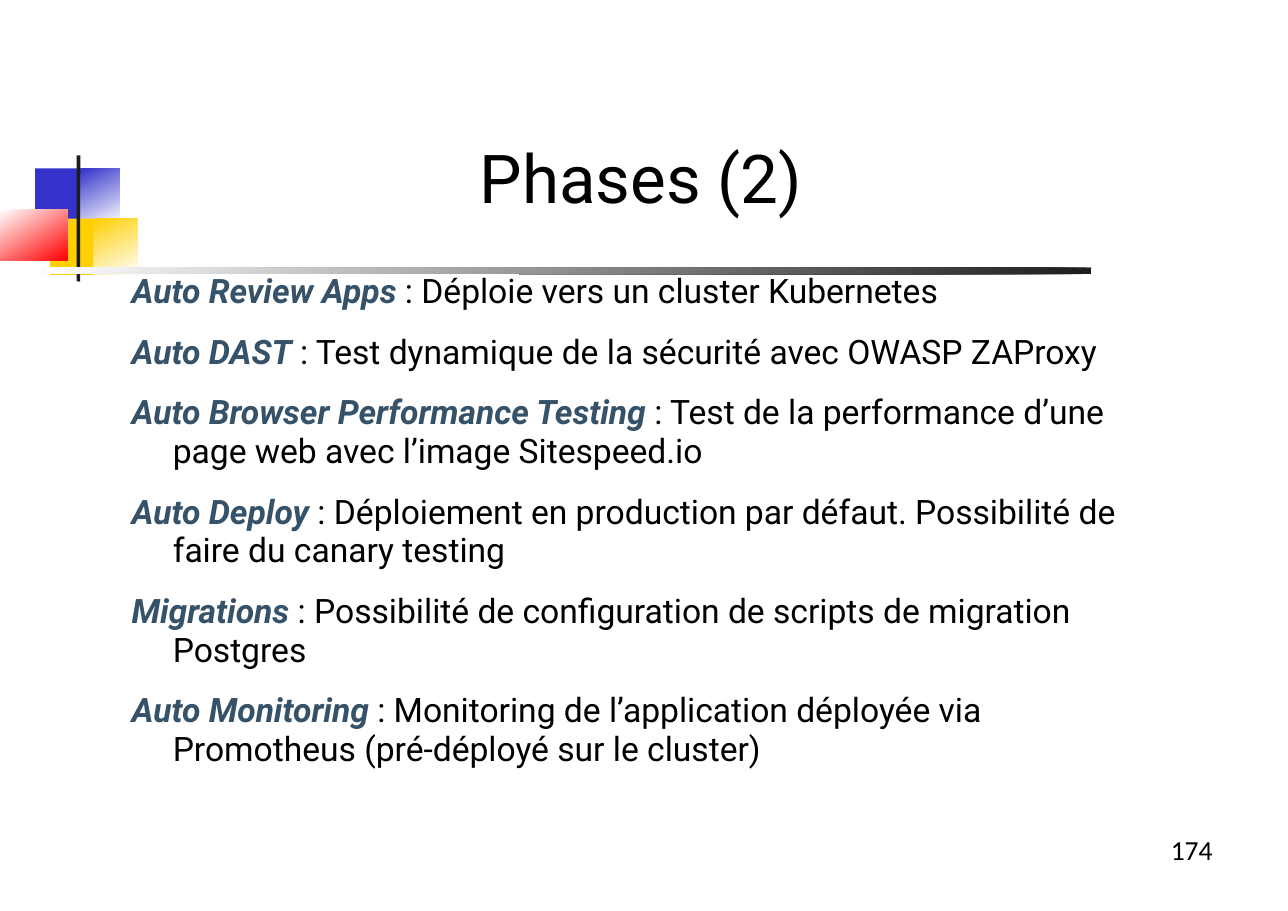
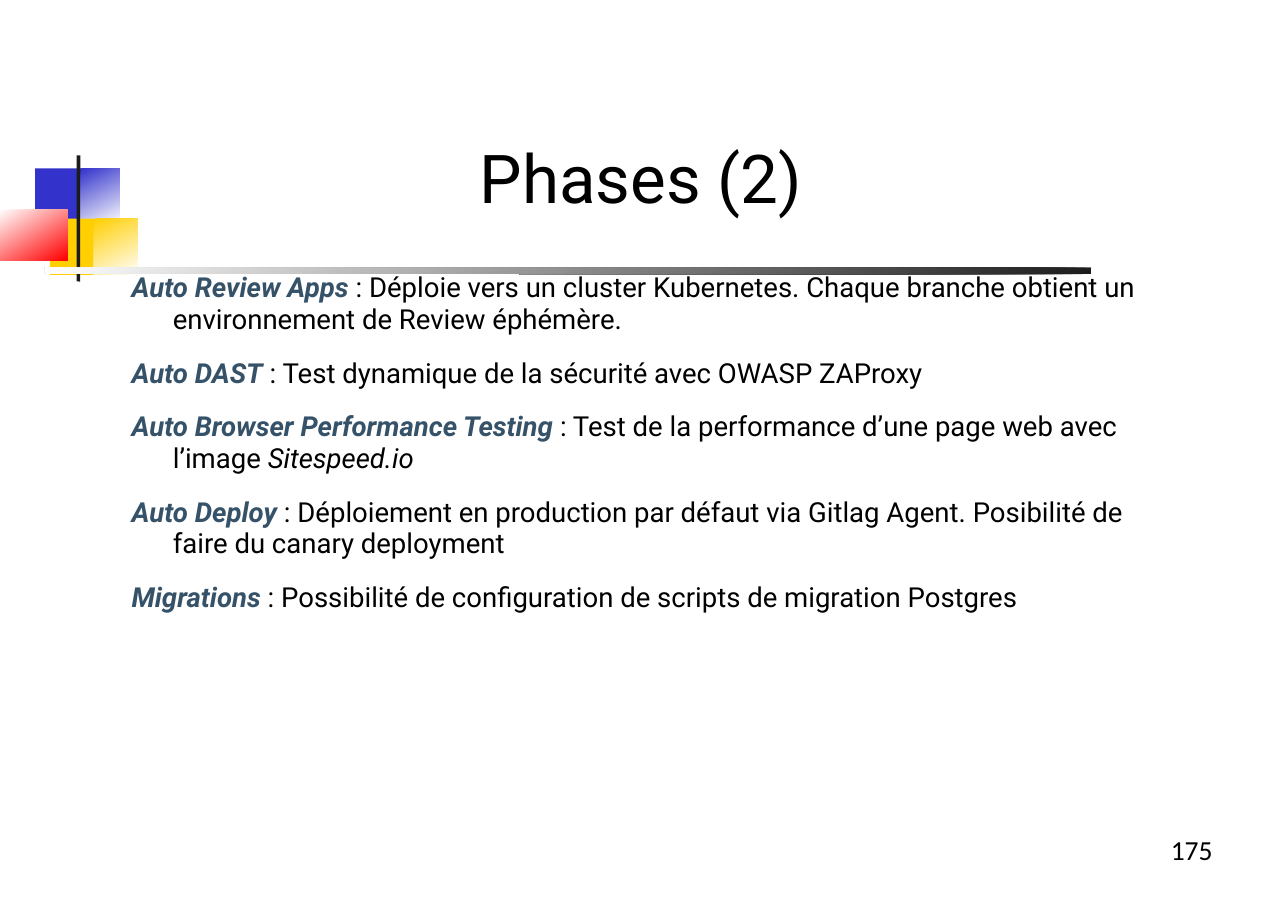
Before and after one commit to dthibau/gitlab, a slide deck: slide 175 of Gitlab.odp (slide 174 before the commit). Drawn at 1288x911 pixels with LibreOffice and Linux fonts; fonts in the diff are those of the drawing. Boxes give left, top, right and bottom in pixels: in the first picture for what was removed or moved away, otherwise in the second. Text is boxed around its words. In the diff, an @@ line names an element or a change of style, - is before the commit and + after.

```diff
--- a/Gitlab.odp
+++ b/Gitlab.odp
@@ text at (132, 272, 1134, 335): text changed; size 22 to 18 pt @@
-Auto Review Apps : Déploie vers un cluster Kubernetes
+Auto Review Apps : Déploie vers un cluster Kubernetes. Chaque branche obtient un environnement de Review éphémère.
@@ text at (132, 362, 1117, 613): size 22 to 18 pt in "Auto DAST : Test dynamique de la ...", "Auto Browser Performance Testing : Test de ...", "Migrations : Possibilité de configuration de scripts ..."; italic on in "Sitespeed.io" @@
@@ text at (132, 501, 1122, 559): text changed; size 22 to 18 pt @@
-Auto Deploy : Déploiement en production par défaut. Possibilité de faire du canary testing
+Auto Deploy : Déploiement en production par défaut via Gitlag Agent. Posibilité de faire du canary deployment
@@ text at (132, 696, 982, 769): paragraph removed @@
-Auto Monitoring : Monitoring de l’application déployée via Promotheus (pré-déployé sur le cluster)
@@ page number at (1171, 842, 1213, 861): text changed @@
-174
+175
```
Also in this commit, not shown: 22 other slides changed, 2 slides added, 65 slides removed, 1 other file.
